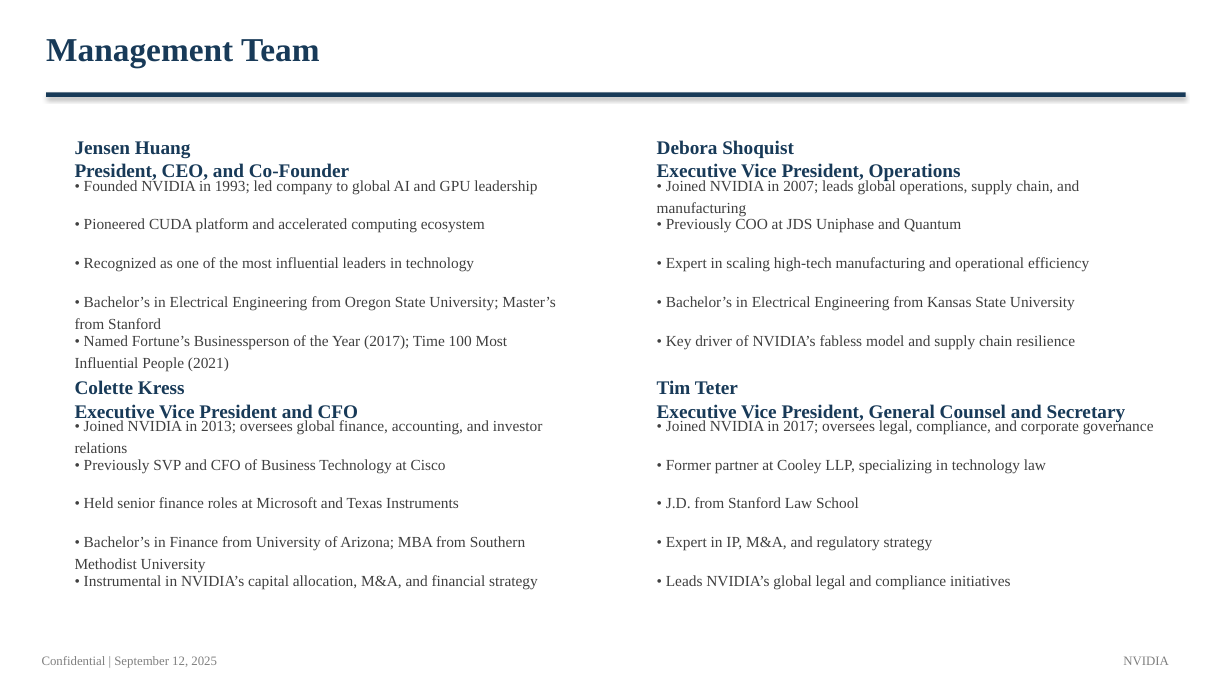
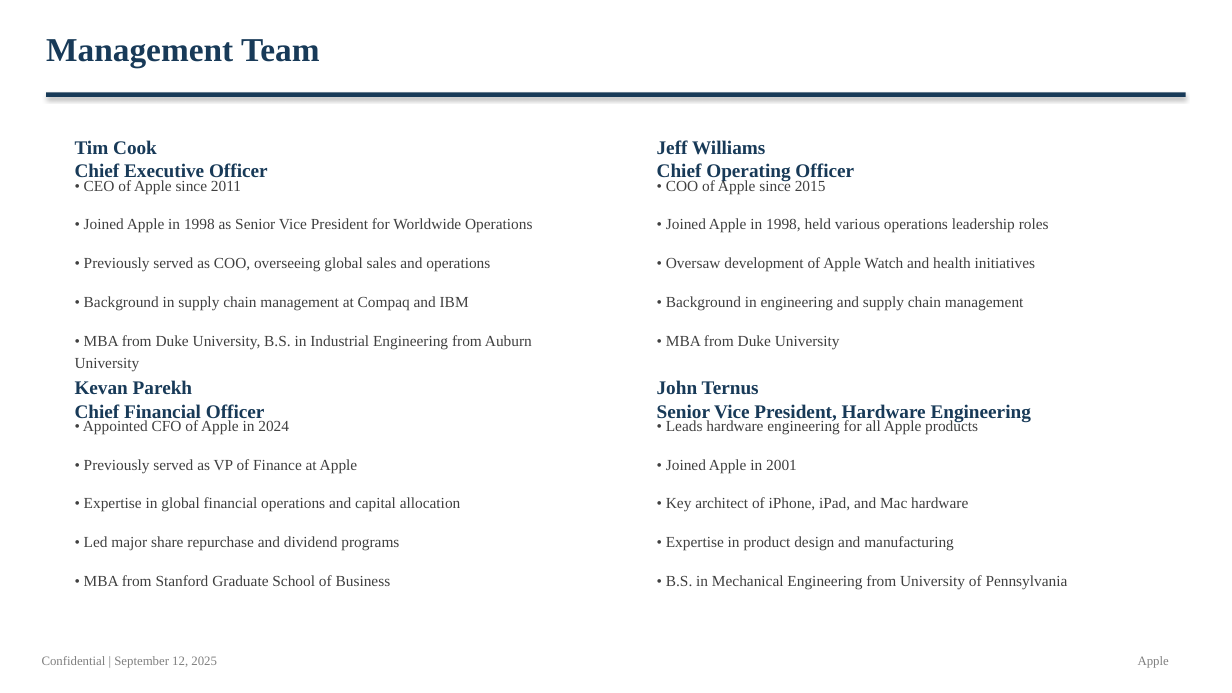
Before and after one commit to alinvb/slide_generator, a slide deck: slide 4 of output_presentation.pptx. Drawn at 1232x693 pixels with LibreOffice and Linux fonts; fonts in the diff are those of the drawing. Boxes give left, top, right and bottom in pixels: in the first picture for what was removed or moved away, otherwise in the second. Text is boxed around its words. In the diff, an @@ line names an element or a change of style, - is before the commit and + after.

```diff
--- a/output_presentation.pptx
+++ b/output_presentation.pptx
@@ text at [75, 140, 268, 182]: text changed @@
-Jensen Huang
-President, CEO, and Co-Founder
+Tim Cook
+Chief Executive Officer
@@ text at [657, 140, 854, 182]: text changed @@
-Debora Shoquist
-Executive Vice President, Operations
+Jeff Williams
+Chief Operating Officer
@@ text at [666, 178, 826, 194]: text changed @@
-• Joined NVIDIA in 2007; leads global operations, supply chain, and manufacturing
+• COO of Apple since 2015
@@ text at [84, 180, 241, 194]: text changed @@
-• Founded NVIDIA in 1993; led company to global AI and GPU leadership
+• CEO of Apple since 2011
@@ text at [84, 218, 532, 233]: text changed @@
-• Pioneered CUDA platform and accelerated computing ecosystem
+• Joined Apple in 1998 as Senior Vice President for Worldwide Operations
@@ text at [666, 218, 1049, 233]: text changed @@
-• Previously COO at JDS Uniphase and Quantum
+• Joined Apple in 1998, held various operations leadership roles
@@ text at [84, 257, 490, 272]: text changed @@
-• Recognized as one of the most influential leaders in technology
+• Previously served as COO, overseeing global sales and operations
@@ text at [666, 257, 1036, 272]: text changed @@
-• Expert in scaling high-tech manufacturing and operational efficiency
+• Oversaw development of Apple Watch and health initiatives
@@ text at [84, 296, 469, 311]: text changed @@
-• Bachelor’s in Electrical Engineering from Oregon State University; Master’s from Stanford
+• Background in supply chain management at Compaq and IBM
@@ text at [666, 296, 1024, 311]: text changed @@
-• Bachelor’s in Electrical Engineering from Kansas State University
+• Background in engineering and supply chain management
@@ text at [75, 335, 532, 372]: text changed @@
-• Named Fortune’s Businessperson of the Year (2017); Time 100 Most Influential People (2021)
+• MBA from Duke University, B.S. in Industrial Engineering from Auburn University
@@ text at [666, 335, 840, 350]: text changed @@
-• Key driver of NVIDIA’s fabless model and supply chain resilience
+• MBA from Duke University
@@ text at [75, 380, 265, 422]: text changed @@
-Colette Kress
-Executive Vice President and CFO
+Kevan Parekh
+Chief Financial Officer
@@ text at [657, 380, 1031, 422]: text changed @@
-Tim Teter
-Executive Vice President, General Counsel and Secretary
+John Ternus
+Senior Vice President, Hardware Engineering
@@ text at [666, 419, 978, 435]: text changed @@
-• Joined NVIDIA in 2017; oversees legal, compliance, and corporate governance
+• Leads hardware engineering for all Apple products
@@ text at [83, 420, 289, 435]: text changed @@
-• Joined NVIDIA in 2013; oversees global finance, accounting, and investor relations
+• Appointed CFO of Apple in 2024
@@ text at [84, 459, 358, 473]: text changed @@
-• Previously SVP and CFO of Business Technology at Cisco
+• Previously served as VP of Finance at Apple
@@ text at [666, 459, 797, 473]: text changed @@
-• Former partner at Cooley LLP, specializing in technology law
+• Joined Apple in 2001
@@ text at [84, 497, 461, 512]: text changed @@
-• Held senior finance roles at Microsoft and Texas Instruments
+• Expertise in global financial operations and capital allocation
@@ text at [666, 497, 968, 512]: text changed @@
-• J.D. from Stanford Law School
+• Key architect of iPhone, iPad, and Mac hardware
@@ text at [84, 536, 399, 551]: text changed @@
-• Bachelor’s in Finance from University of Arizona; MBA from Southern Methodist University
+• Led major share repurchase and dividend programs
@@ text at [666, 536, 954, 551]: text changed @@
-• Expert in IP, M&A, and regulatory strategy
+• Expertise in product design and manufacturing
@@ text at [84, 575, 391, 586]: text changed @@
-• Instrumental in NVIDIA’s capital allocation, M&A, and financial strategy
+• MBA from Stanford Graduate School of Business
@@ text at [666, 575, 1068, 590]: text changed @@
-• Leads NVIDIA’s global legal and compliance initiatives
+• B.S. in Mechanical Engineering from University of Pennsylvania
@@ text at [1138, 656, 1169, 668]: text changed @@
-NVIDIA
+Apple
```
Also in this commit, not shown: 9 other slides changed, 4 slides added, 8 slides removed, 13 other files.
